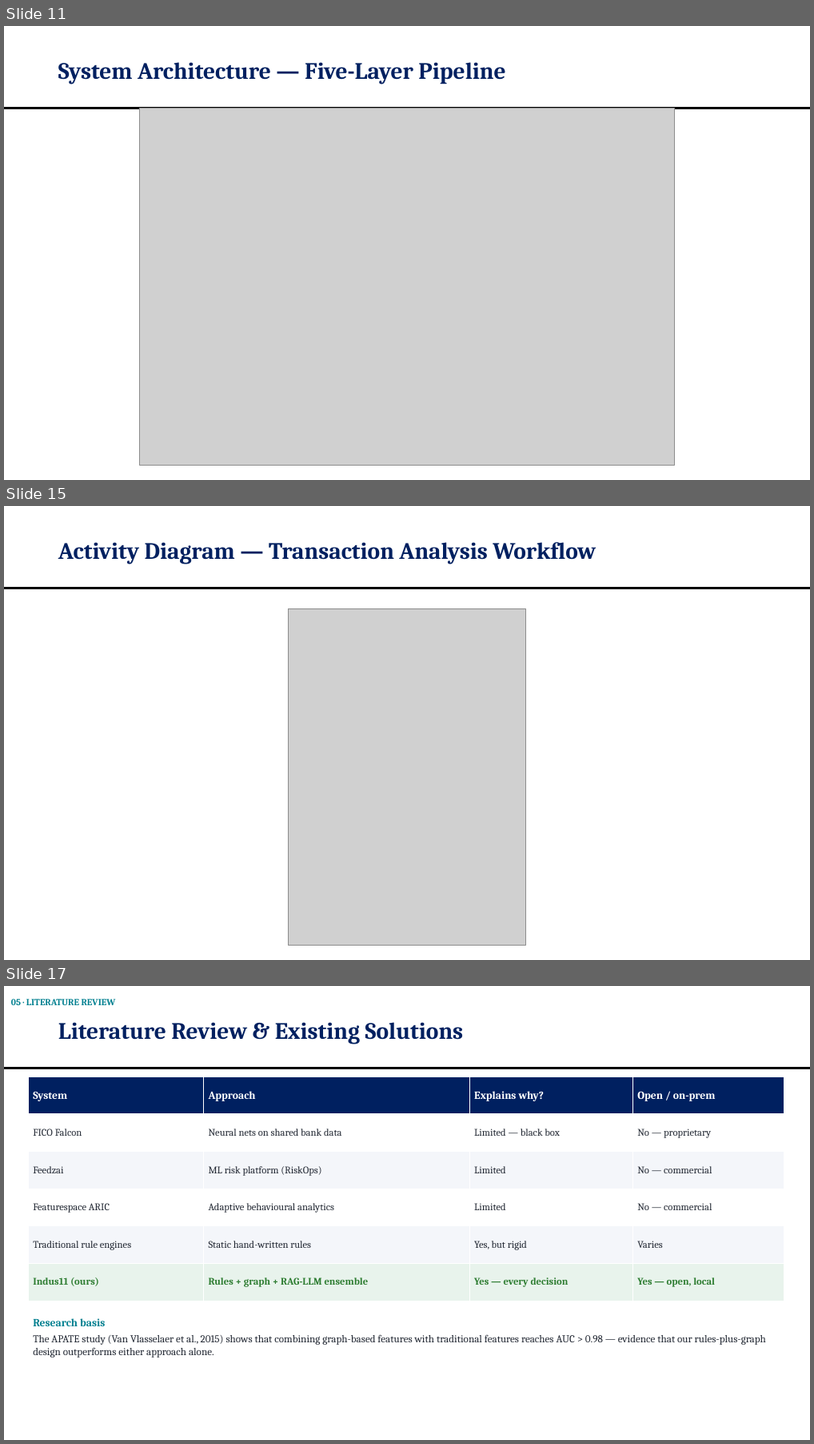
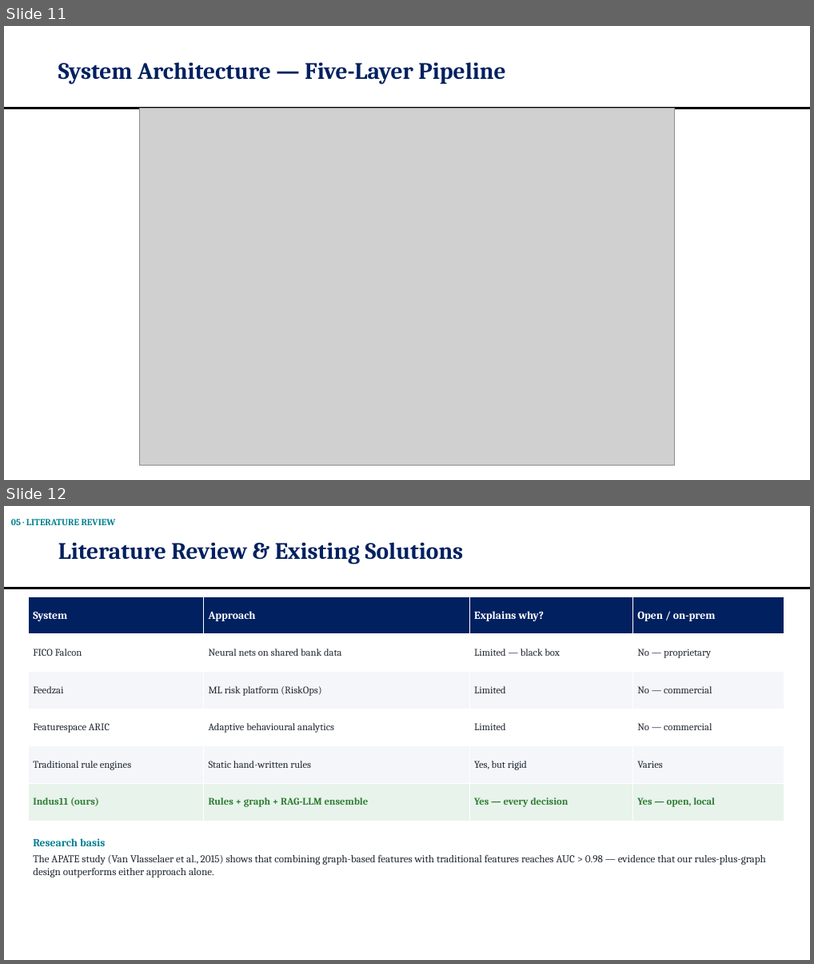
Before and after one commit to OMJOSHI15/indus11, a slide deck: docs/Indus11-Final-Review.pptx. Shown one above the other, each under a label of ours: slides 11, 15 and 17 before the commit, slides 11 and 12 after it; the slides between them are not shown. The pictures are 814x1444 and 814x964 pixels, drawn with LibreOffice and Linux fonts; fonts in the diff are those of the drawing; grey boxes stand for pictures. Boxes give left, top, right and bottom in pixels: in the first picture for what was removed or moved away, otherwise in the second. Text is boxed around its words. In the diff, an @@ line names an element or a change of style, - is before the commit and + after.

```diff
--- a/docs/Indus11-Final-Review.pptx
+++ b/docs/Indus11-Final-Review.pptx
@@ slide 15 removed at [4,506,810,960], background #FFFFFF; not listed: 1 template element that a slide beside it also shows @@
@@ title removed at [58,542,596,564] @@
-Activity Diagram — Transaction Analysis Workflow
@@ picture removed at [288,608,526,944] @@
@@ what was slide 17 is now slide 12 @@
```
Also in this commit, not shown: 4 other slides removed.
